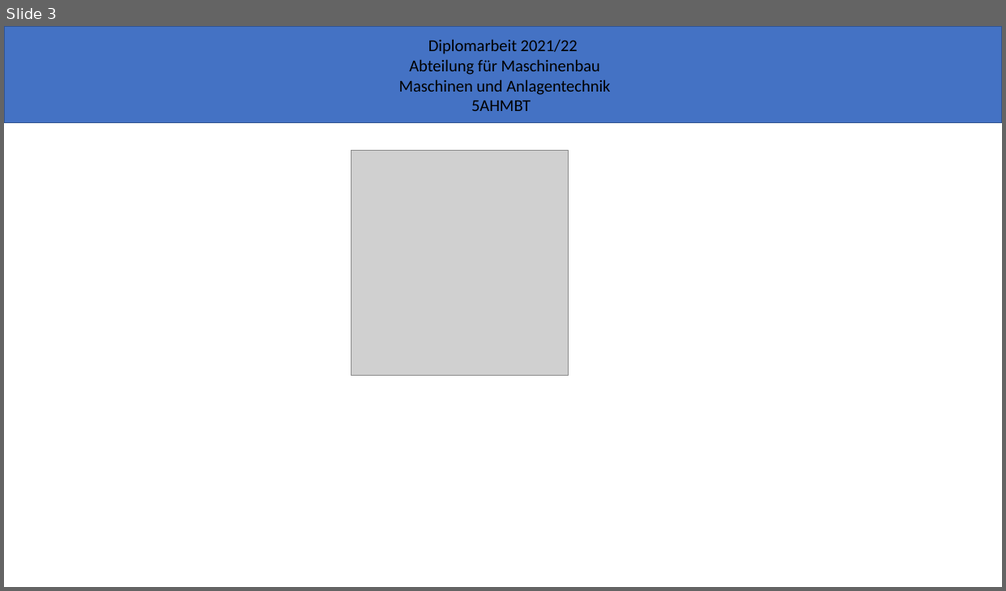
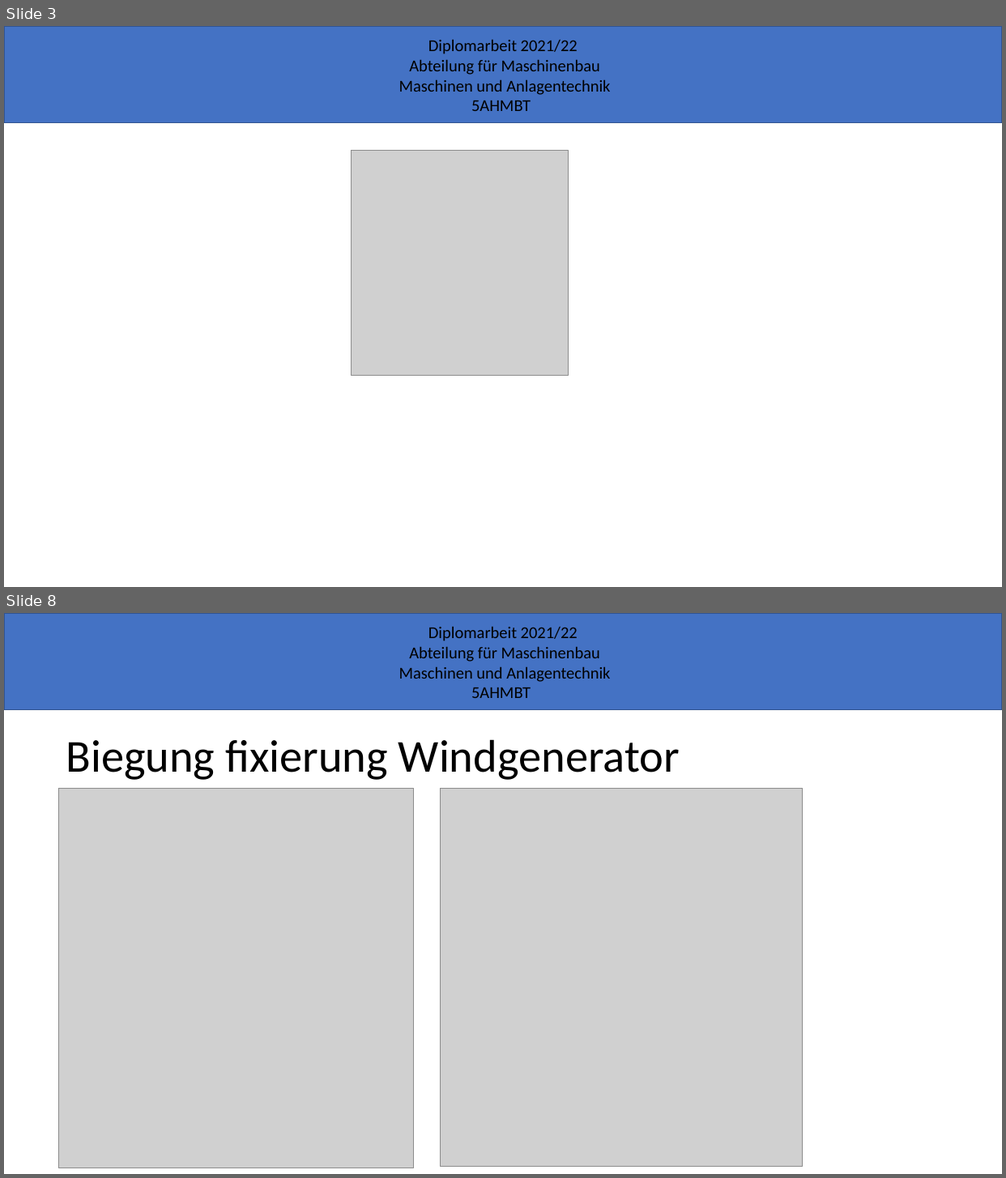
Before and after one commit to SchauerA/Maturaprojekt, a slide deck: Meilensteine/2. Meilenstein_präsentation.pptx. Shown one above the other, each under a label of ours: slide 3 before the commit, slides 3 and 8 after it; the slides between them are not shown. The pictures are 1006x591 and 1006x1178 pixels, drawn with LibreOffice and Linux fonts; fonts in the diff are those of the drawing; grey boxes stand for pictures; background and template pictures are left out. Boxes give left, top, right and bottom in pixels: in the first picture for what was removed or moved away, otherwise in the second. Text is boxed around its words. In the diff, an @@ line names an element or a change of style, - is before the commit and + after.

```diff
--- a/Meilensteine/2. Meilenstein_präsentation.pptx
+++ b/Meilensteine/2. Meilenstein_präsentation.pptx
@@ slide 8 added at (4, 613, 1002, 1174), background #FFFFFF; not listed: 2 template elements that a slide beside it also shows @@
@@ title added at (66, 739, 680, 780), 44 pt, text #000000 @@
+Biegung fixierung Windgenerator
@@ picture added at (58, 789, 414, 1169) @@
@@ picture added at (441, 789, 803, 1167) @@
```
Also in this commit, not shown: 5 other slides added, 12 other files.
